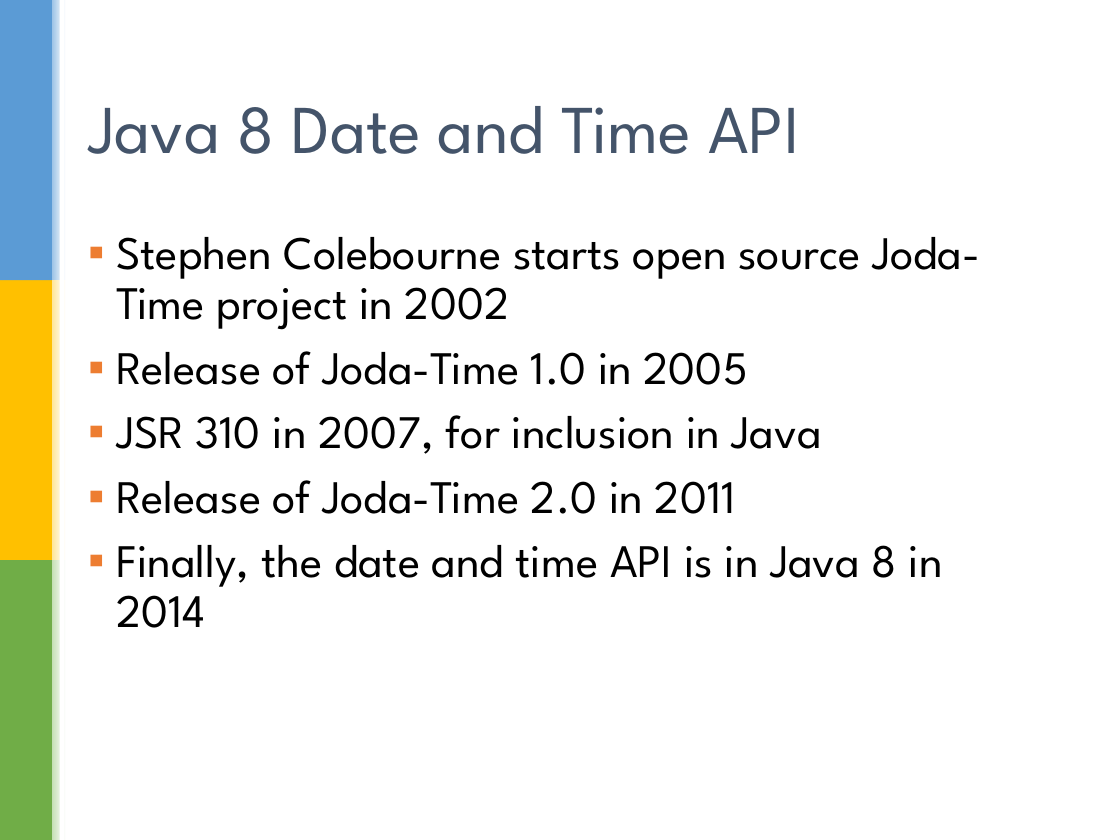
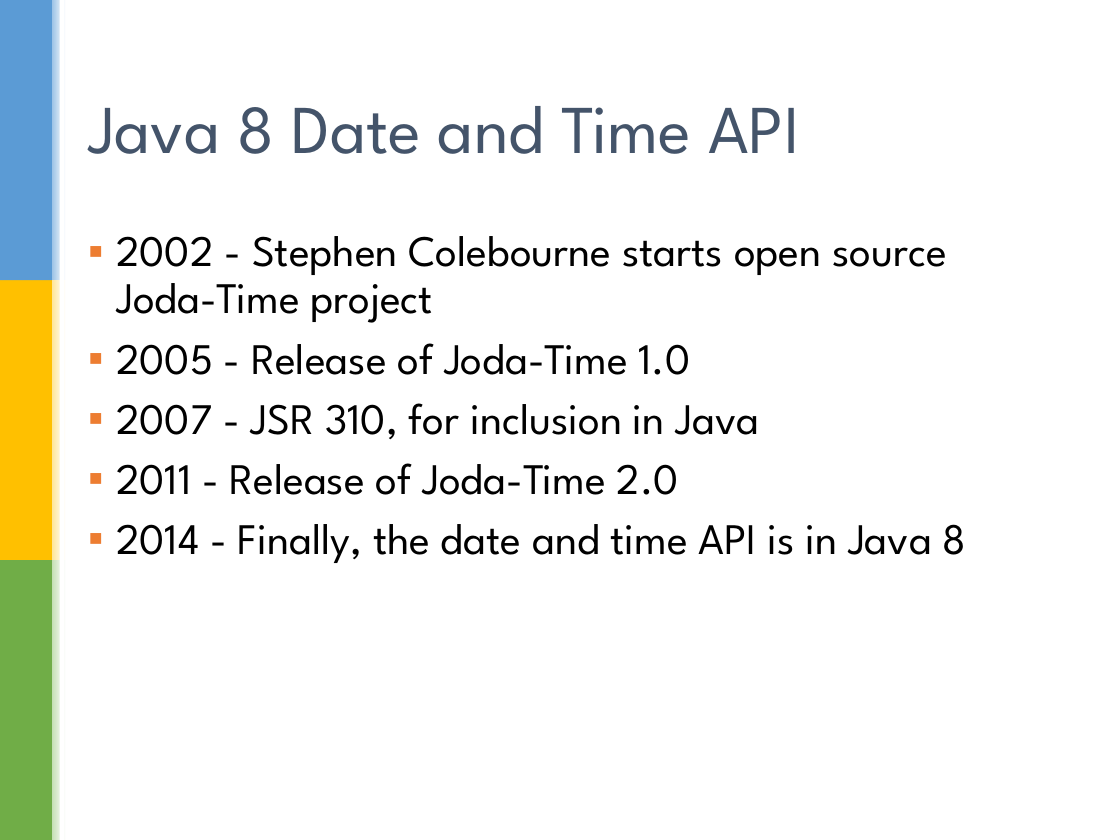
Before and after one commit to sualeh/make-a-date, a slide deck: slide 11 of Java 8 Date and Time API.pptx (slide 10 before the commit). Drawn at 1120x840 pixels with LibreOffice and Linux fonts; fonts in the diff are those of the drawing; background and template pictures are left out. Boxes give left, top, right and bottom in pixels: in the first picture for what was removed or moved away, otherwise in the second. Text is boxed around its words. In the diff, an @@ line names an element or a change of style, - is before the commit and + after.

```diff
--- a/Java 8 Date and Time API.pptx
+++ b/Java 8 Date and Time API.pptx
@@ text at box(116, 236, 967, 563): text changed; size 30 to 28 pt @@
-▪ Stephen Colebourne starts open source Joda-Time project in 2002
-▪ Release of Joda-Time 1.0 in 2005
-▪ JSR 310 in 2007, for inclusion in Java
-▪ Release of Joda-Time 2.0 in 2011
-▪ Finally, the date and time API is in Java 8 in 2014
+▪ 2002 - Stephen Colebourne starts open source Joda-Time project
+▪ 2005 - Release of Joda-Time 1.0
+▪ 2007 - JSR 310, for inclusion in Java
+▪ 2011 - Release of Joda-Time 2.0
+▪ 2014 - Finally, the date and time API is in Java 8
```
Also in this commit, not shown: 31 other slides changed, 1 slide added.
